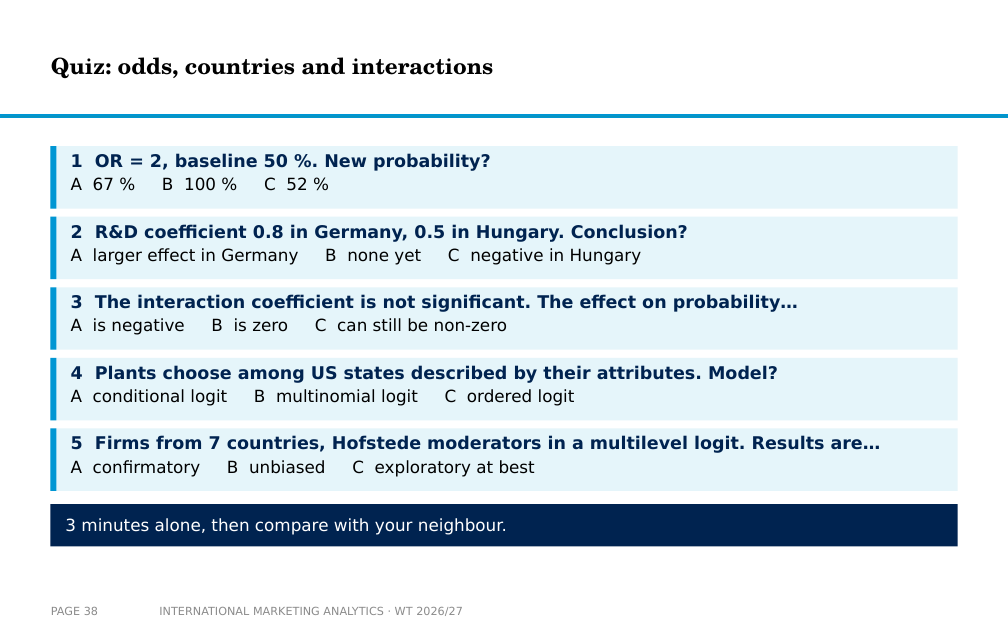
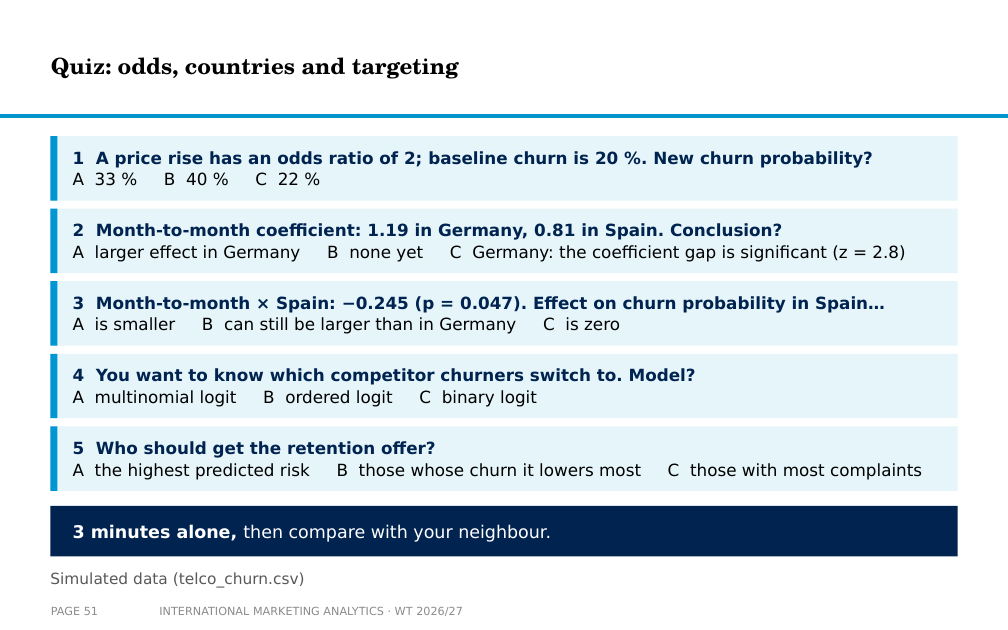
Before and after one commit to arnefloh-wu/international-marketing-analytics-teaching, a slide deck: slide 51 of slides/logistic-regression-in-international-marketing_WT26-27.pptx (slide 38 before the commit). Drawn at 1008x630 pixels with LibreOffice and Linux fonts; fonts in the diff are those of the drawing; background and template pictures are left out. Boxes give left, top, right and bottom in pixels: in the first picture for what was removed or moved away, otherwise in the second. Text is boxed around its words. In the diff, an @@ line names an element or a change of style, - is before the commit and + after.

```diff
--- a/slides/logistic-regression-in-international-marketing_WT26-27.pptx
+++ b/slides/logistic-regression-in-international-marketing_WT26-27.pptx
@@ title at [51,57,459,79]: text changed @@
-Quiz: odds, countries and interactions
+Quiz: odds, countries and targeting
@@ 4 rectangles: place and size @@
-4 rectangles at [50,146,958,279]
+4 rectangles at [50,136,958,273]
@@ text at [73,151,873,186]: text changed; size 12.5 to 12 pt @@
-1 OR = 2, baseline 50 %. New probability?
-A 67 % B 100 % C 52 %
+1 A price rise has an odds ratio of 2; baseline churn is 20 %. New churn probability?
+A 33 % B 40 % C 22 %
@@ text at [73,223,905,262]: text changed; size 12.5 to 12 pt; text colour #002350 to #000000; bold off @@
-2 R&D coefficient 0.8 in Germany, 0.5 in Hungary. Conclusion?
-A larger effect in Germany B none yet C negative in Hungary
+2 Month-to-month coefficient: 1.19 in Germany, 0.81 in Spain. Conclusion?
+A larger effect in Germany B none yet C Germany: the coefficient gap is significant (z = 2.8)
@@ 4 rectangles: place and size @@
-4 rectangles at [50,287,958,420]
+4 rectangles at [50,281,958,418]
@@ text at [73,296,885,334]: text changed; size 12.5 to 12 pt @@
-3 The interaction coefficient is not significant. The effect on probability…
-A is negative B is zero C can still be non-zero
+3 Month-to-month × Spain: −0.245 (p = 0.047). Effect on churn probability in Spain…
+A is smaller B can still be larger than in Germany C is zero
@@ text at [73,368,696,407]: text changed; size 12.5 to 12 pt @@
-4 Plants choose among US states described by their attributes. Model?
-A conditional logit B multinomial logit C ordered logit
+4 You want to know which competitor churners switch to. Model?
+A multinomial logit B ordered logit C binary logit
@@ vertical alignment top to middle in 5 elements at [73,223,905,262], [73,151,873,186], [73,296,885,334], [73,368,696,407], [73,441,922,480] @@
@@ text at [73,441,922,480]: text changed; size 12.5 to 12 pt; text colour #002350 to #000000; bold off @@
-5 Firms from 7 countries, Hofstede moderators in a multilevel logit. Results are…
-A confirmatory B unbiased C exploratory at best
+5 Who should get the retention offer?
+A the highest predicted risk B those whose churn it lowers most C those with most complaints
@@ rectangle: place and size @@
-rectangle at [50,504,958,546]
+rectangle at [50,506,958,556]
@@ text "3 minutes alone, then compare ...": place and size @@
-text "3 minutes alone, then compare ..." at [65,518,507,535]
+text "3 minutes alone, then compare ..." at [73,524,551,542]
@@ text "3 minutes alone, then compare ..." at [73,524,551,542]: size 12 to 12.5 pt; bold on in "3 minutes alone," @@
@@ text added at [50,572,305,588], 11 pt, text #595959 @@
+Simulated data (telco_churn.csv)
@@ page number at [51,607,98,615]: text changed @@
-PAGE 38
+PAGE 51
```
Also in this commit, not shown: 20 other slides changed, 36 slides added, 21 slides removed, 5 other files.
